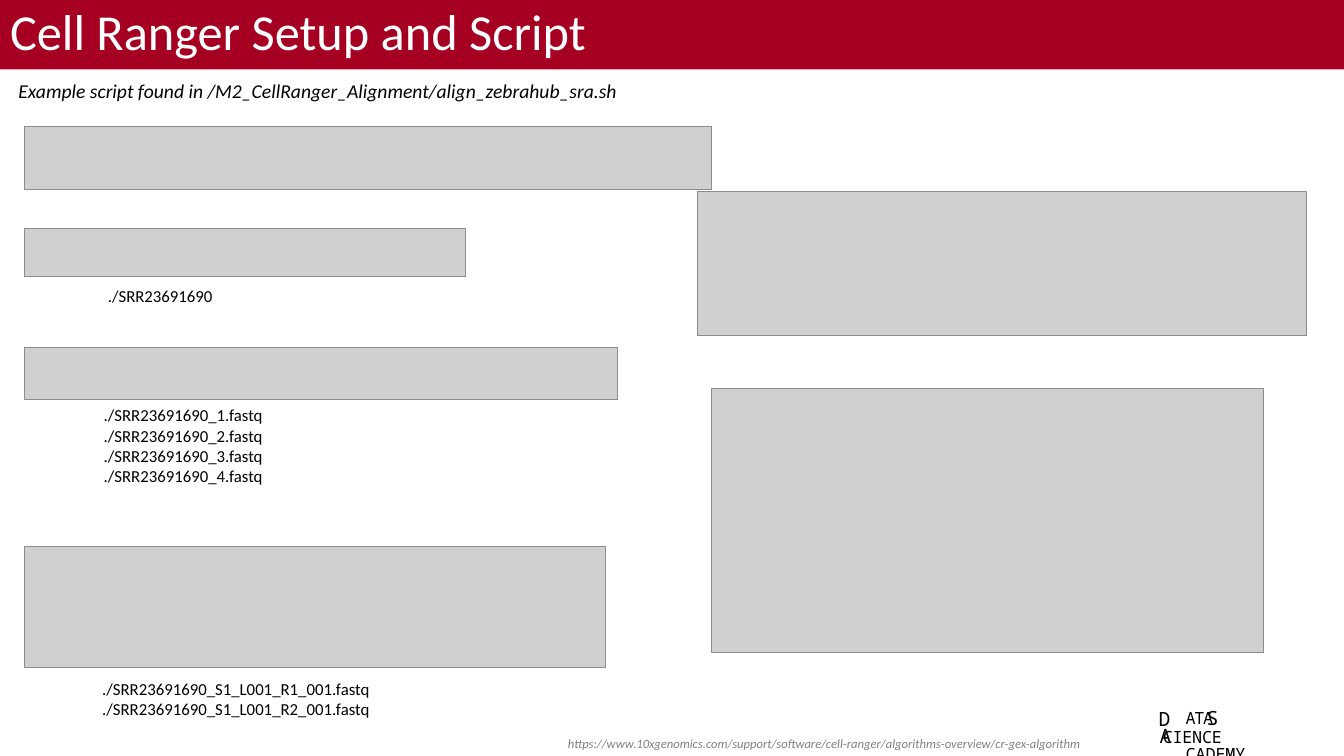
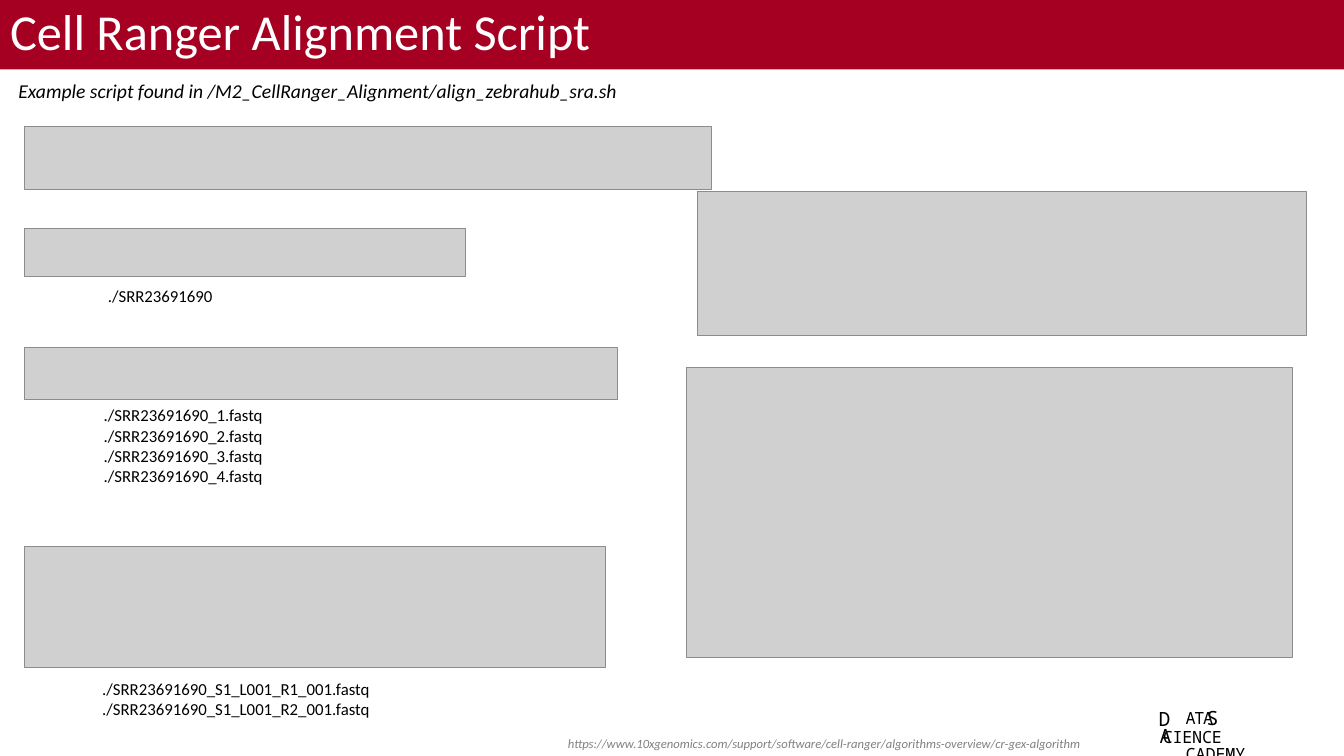
Before and after one commit to bacorli2/scrna_workshop, a slide deck: slide 9 of M2_CellRanger_Alignment/M2_CellRanger.pptx (slide 8 before the commit). Drawn at 1344x756 pixels with LibreOffice and Linux fonts; fonts in the diff are those of the drawing; grey boxes stand for pictures; background and template pictures are left out. Boxes give left, top, right and bottom in pixels: in the first picture for what was removed or moved away, otherwise in the second. Text is boxed around its words. In the diff, an @@ line names an element or a change of style, - is before the commit and + after.

```diff
--- a/M2_CellRanger_Alignment/M2_CellRanger.pptx
+++ b/M2_CellRanger_Alignment/M2_CellRanger.pptx
@@ title at bbox=[10, 15, 591, 59]: text changed @@
-Cell Ranger Setup and Script
+Cell Ranger Alignment Script
@@ picture: place and size @@
-picture at bbox=[712, 388, 1264, 652]
+picture at bbox=[687, 367, 1293, 657]
```
Also in this commit, not shown: 7 other slides changed, 3 slides added, 1 slide removed, 5 other files.
